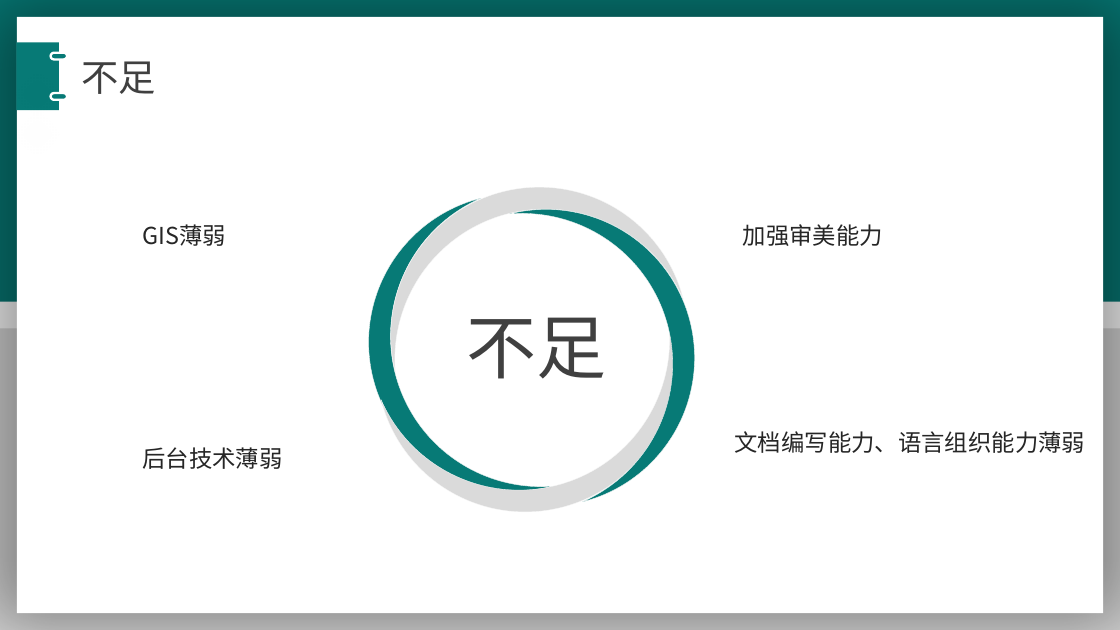
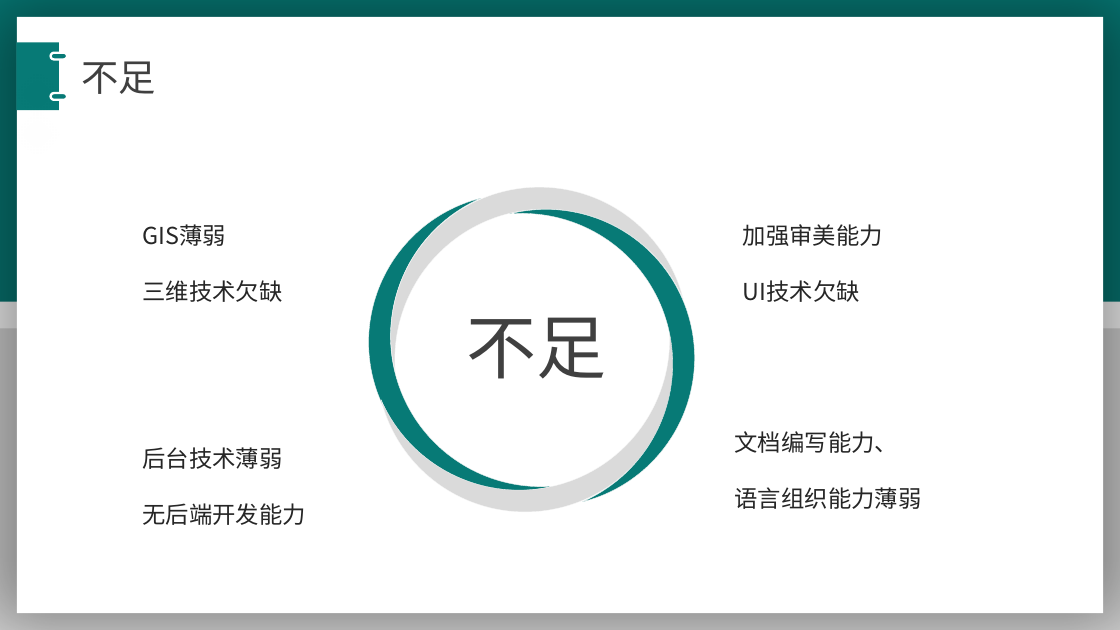
Before and after one commit to wellsmitch/accountpassword, a slide deck: slide 16 of 宋玉彬-年终述职报告2021.pptx. Drawn at 1120x630 pixels with LibreOffice and Linux fonts; fonts in the diff are those of the drawing. Boxes give left, top, right and bottom in pixels: in the first picture for what was removed or moved away, otherwise in the second. Text is boxed around its words. In the diff, an @@ line names an element or a change of style, - is before the commit and + after.

```diff
--- a/宋玉彬-年终述职报告2021.pptx
+++ b/宋玉彬-年终述职报告2021.pptx
@@ text at (x1=142, y1=280, x2=282, y2=302): paragraph added @@
+三维技术欠缺
@@ text at (x1=743, y1=280, x2=860, y2=302): paragraph added @@
+UI技术欠缺
@@ text at (x1=735, y1=431, x2=922, y2=509): text changed @@
-文档编写能力、语言组织能力薄弱
+文档编写能力、
+语言组织能力薄弱
@@ text at (x1=142, y1=503, x2=306, y2=525): paragraph added @@
+无后端开发能力
```
Also in this commit, not shown: 2 other slides changed, 6 other files.
